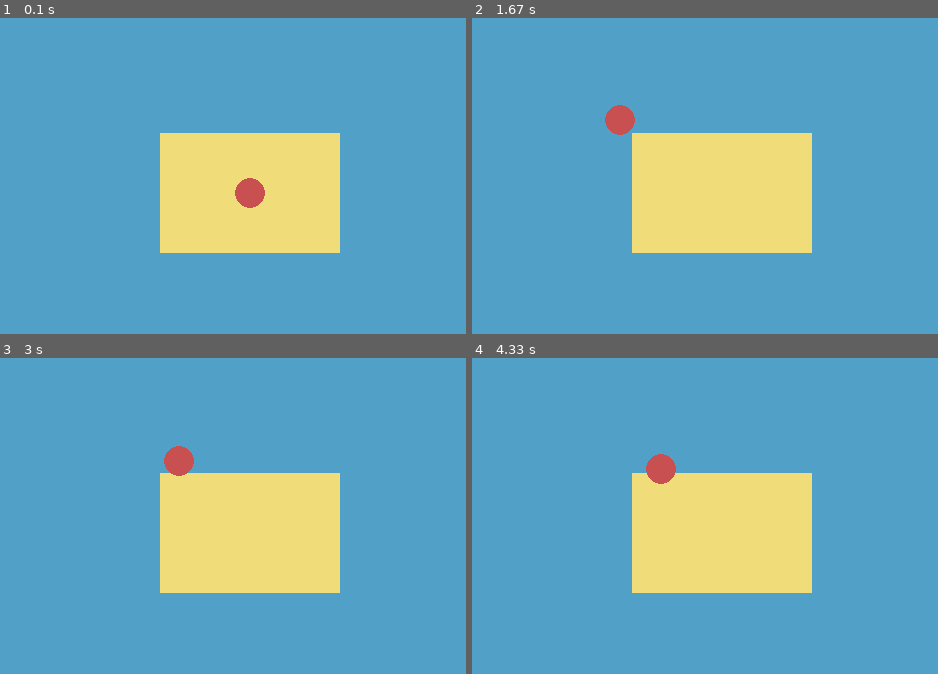
Above: before the commit, frames 1-4 (two rows, left to right).
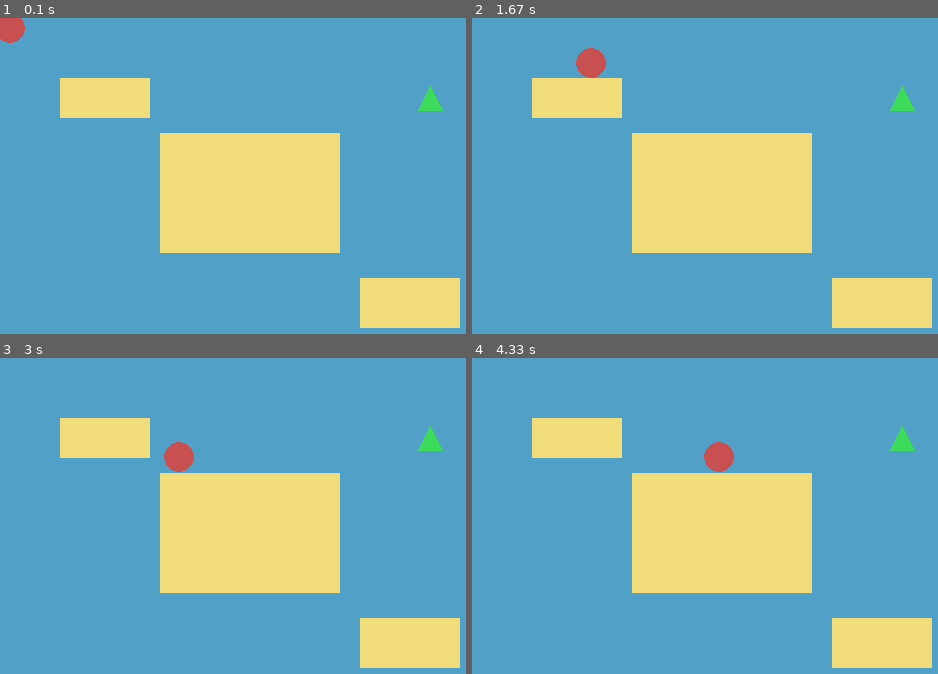
Above: after the commit, the same moments.

Repository: Mark-e-Feet/Pygame-project
Game: pygame game, started from main.py
Two runs of this game, one before a commit and one after it. Both use one fixed random seed, a clock stepped at 60 frames per second and the inputs below.
Inputs (mouse positions are in pixels of both pictures, inside the frame that each line leads up to):
- Up to frame 1 (0.1 s): no input
- Up to frame 2 (1.67 s): click (723, 191) at 0.38 s; click (723, 217) at 0.72 s; click (565, 141) at 1.05 s; click (593, 62) at 1.38 s
- Up to frame 3 (3 s): click (260, 414) at 1.72 s; click (228, 623) at 2.05 s; click (233, 471) at 2.38 s; click (177, 462) at 2.72 s
- Up to frame 4 (4.33 s): click (532, 455) at 3.05 s; click (877, 525) at 3.38 s; click (826, 471) at 3.72 s; click (574, 465) at 4.05 s

The runs differ from the first frame. In frame 1, 6.9% of the frame differs, in the area x 0-99%, y 0-99%; in frame 2, 6.9%; in frame 3, 6.2%; in frame 4, 7.0%, in the area x 12-99%, y 18-99%.

Commit message:
Add obstacles with collision and key pickup

Diff:
--- /dev/null
+++ b/key.py
@@ -0,0 +1,30 @@
+import pygame
+
+class Key:
+    def __init__(self, pos, size, color):
+        self.pos = pygame.Vector2(pos)
+        self.size = size
+        self.color = color
+        self.collected = False
+
+    def triangle_points(self):
+        x, y = self.pos.x, self.pos.y
+        s = self.size
+        return [
+            (x, y - s),     # top point
+            (x - s, y + s), # bottom left
+            (x + s, y + s), # bottom right
+        ]
+
+    def draw(self, screen):
+        if not self.collected:
+            pygame.draw.polygon(screen, self.color, self.triangle_points())
+
+    def touches_circle(self, circle_pos, radius):
+        """
+        Simple collision: treat the key like a point in the middle.
+        If the player circle touches that point, you got the key!
+        """
+        dx = circle_pos.x - self.pos.x
+        dy = circle_pos.y - self.pos.y
+        return (dx * dx + dy * dy) < (radius * radius)
--- a/main.py
+++ b/main.py
@@ -1,51 +1,122 @@
 import pygame
+from obstacle import Obstacle
+from key import Key
 
-# Start pygame
+# ----------------------------
+# Setup
+# ----------------------------
 pygame.init()
 
-# Screen size
-WIDTH = 500
-HEIGHT = 350
+WIDTH, HEIGHT = 500, 350
 screen = pygame.display.set_mode((WIDTH, HEIGHT))
-pygame.display.set_caption("Pygame Project")
+pygame.display.set_caption("Pygame Project - Obstacles & Key")
 
 clock = pygame.time.Clock()
 
 # Colors
 BACKGROUND = (80, 160, 200)
-BOX_COLOR = (240, 220, 120)
+OBSTACLE_COLOR = (240, 220, 120)
 PLAYER_COLOR = (200, 80, 80)
-
-# Box in the middle
-box = pygame.Rect(160, 115, 180, 120)
+KEY_COLOR = (60, 220, 90)
 
 # Player (circle)
-player = pygame.Vector2(250, 175)
-target = pygame.Vector2(player)
-speed = 4
+player_radius = 15
+player_pos = pygame.Vector2(10, 10)
+target_pos = pygame.Vector2(player_pos)
+player_speed = 220  # pixels per second
+
+# ----------------------------
+# Obstacles (3 boxes)
+# ----------------------------
+obstacles = [
+    # middle obstacle
+    Obstacle(pygame.Rect(160, 115, 180, 120), OBSTACLE_COLOR),
+
+    # extra obstacles
+    Obstacle(pygame.Rect(60, 60, 90, 40), OBSTACLE_COLOR),
+    Obstacle(pygame.Rect(360, 260, 100, 50), OBSTACLE_COLOR),
+]
+
+# ----------------------------
+# Key (triangle)
+# ----------------------------
+key = Key((430, 80), 12, KEY_COLOR)
 
 running = True
 
+# ----------------------------
+# Game Loop
+# ----------------------------
 while running:
-    clock.tick(60)
+    dt = clock.tick(60) / 1000  # seconds since last frame
 
+    # ------------------------
+    # Events
+    # ------------------------
     for event in pygame.event.get():
         if event.type == pygame.QUIT:
             running = False
 
         if event.type == pygame.MOUSEBUTTONDOWN:
-            target = pygame.Vector2(event.pos)
+            target_pos = pygame.Vector2(event.pos)
 
-    # Move player toward target
-    if player.distance_to(target) > speed:
-        player += (target - player).normalize() * speed
-    else:
-        player = target
+    # ------------------------
+    # Movement (click-to-move)
+    # ------------------------
+    to_target = target_pos - player_pos
+    distance = to_target.length()
 
-    # Draw everything
+    if distance > 1:
+        direction = to_target.normalize()
+        step = player_speed * dt
+
+        # Try moving to a new spot
+        if step >= distance:
+            new_pos = pygame.Vector2(target_pos)
+        else:
+            new_pos = player_pos + direction * step
+
+        # Ask the obstacles if they block the new position
+        blocked = any(obs.blocks_circle(new_pos, player_radius) for obs in obstacles)
+
+        if not blocked:
+            player_pos = new_pos
+        else:
+            # If blocked, try sliding around the obstacle
+            slide_x = pygame.Vector2(player_pos.x + direction.x * step, player_pos.y)
+            slide_y = pygame.Vector2(player_pos.x, player_pos.y + direction.y * step)
+
+            can_x = all(not obs.blocks_circle(slide_x, player_radius) for obs in obstacles)
+            can_y = all(not obs.blocks_circle(slide_y, player_radius) for obs in obstacles)
+
+            if can_x:
+                player_pos = slide_x
+            elif can_y:
+                player_pos = slide_y
+            # else: stuck this frame
+
+    # ------------------------
+    # Key pickup
+    # ------------------------
+    if not key.collected and key.touches_circle(player_pos, player_radius):
+        key.collected = True
+
+    # ------------------------
+    # Draw
+    # ------------------------
     screen.fill(BACKGROUND)
-    pygame.draw.rect(screen, BOX_COLOR, box)
-    pygame.draw.circle(screen, PLAYER_COLOR, player, 15)
+
+    for obs in obstacles:
+        obs.draw(screen)
+
+    key.draw(screen)
+
+    pygame.draw.circle(
+        screen,
+        PLAYER_COLOR,
+        (int(player_pos.x), int(player_pos.y)),
+        player_radius
+    )
 
     pygame.display.flip()
 
--- /dev/null
+++ b/obstacle.py
@@ -0,0 +1,22 @@
+import pygame
+
+class Obstacle:
+    def __init__(self, rect, color):
+        self.rect = rect
+        self.color = color
+
+    def draw(self, screen):
+        pygame.draw.rect(screen, self.color, self.rect)
+
+    def blocks_circle(self, circle_pos, radius):
+        """
+        Returns True if a circle is touching this obstacle.
+        The obstacle does the math, so main.py stays simple.
+        """
+        closest_x = max(self.rect.left, min(circle_pos.x, self.rect.right))
+        closest_y = max(self.rect.top, min(circle_pos.y, self.rect.bottom))
+
+        dx = circle_pos.x - closest_x
+        dy = circle_pos.y - closest_y
+
+        return (dx * dx + dy * dy) < (radius * radius)
